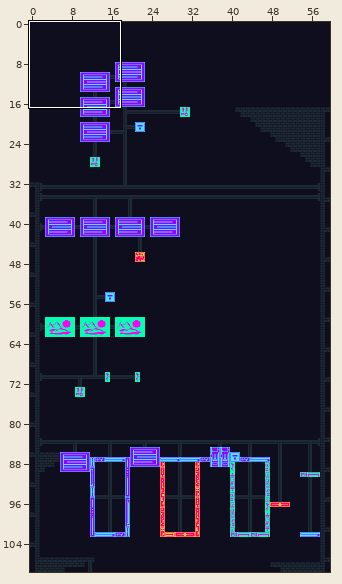
Tiled map -- assets/tiles/tilemap.tmx. The picture above shows the old version from afar; the outline marks the close-up.
Close-up. Before:
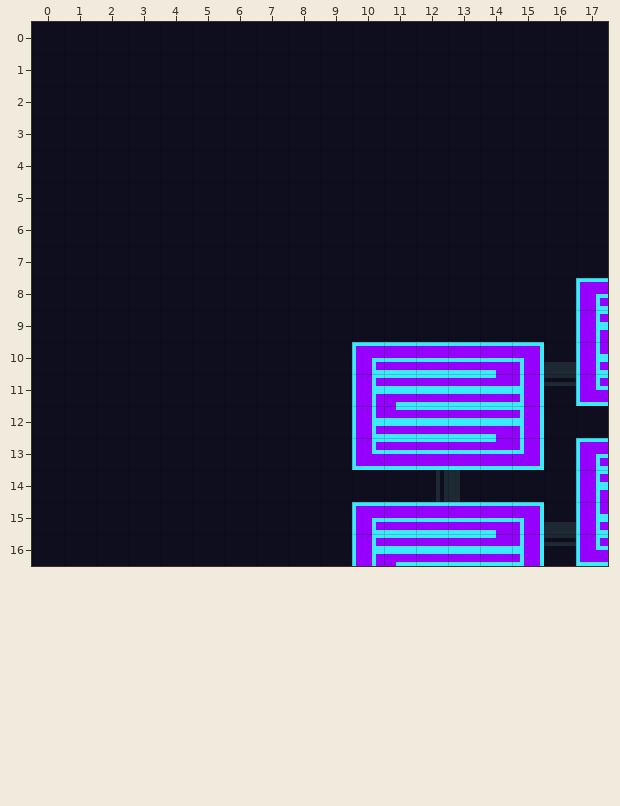
Cells are 8x8 px. Shown: x 0..17, y 0..16. The commit also changed other parts of the map, which this record leaves out.
Now the later version:
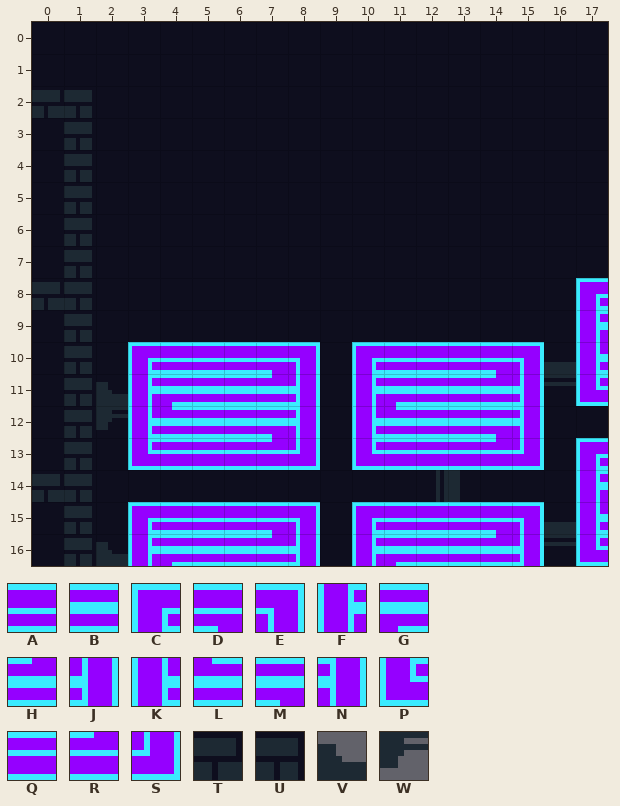
Key: from "tileset": A 38, B 103, C 292, D 296, E 297, F 356, G 357, H 360, J 361, K 420, L 421, M 424, N 425, P 484, Q 485, R 488, S 489, T 2070, U 2071, V 2650, W 2714.
_ is an empty cell.
Difference:
Layer "Buildings":
y 2: x 0..1 __ -> TU
y 3..7: x 1 _ -> U
y 8: x 0..1 __ -> TU
y 9..13: x 1 _ -> U
y 14: x 0..1 __ -> TU
y 15..16: x 1 _ -> U
Layer "Off":
y 11: x 2 _ -> V
y 12: x 2 _ -> W
y 16: x 2 _ -> V
Layer "Skyway":
y 10: x 3..8 ______ -> CAAADE
y 11: x 3..8 ______ -> FGBBHJ
y 12: x 3..8 ______ -> KLBBMN
y 13: x 3..8 ______ -> PQQQRS
y 15: x 3..8 ______ -> CAAADE
y 16: x 3..8 ______ -> FGBBHJ
Pixel boxes of the changes (left, top, right, bottom) in both close-ups:
added: (32, 90, 320, 566)
